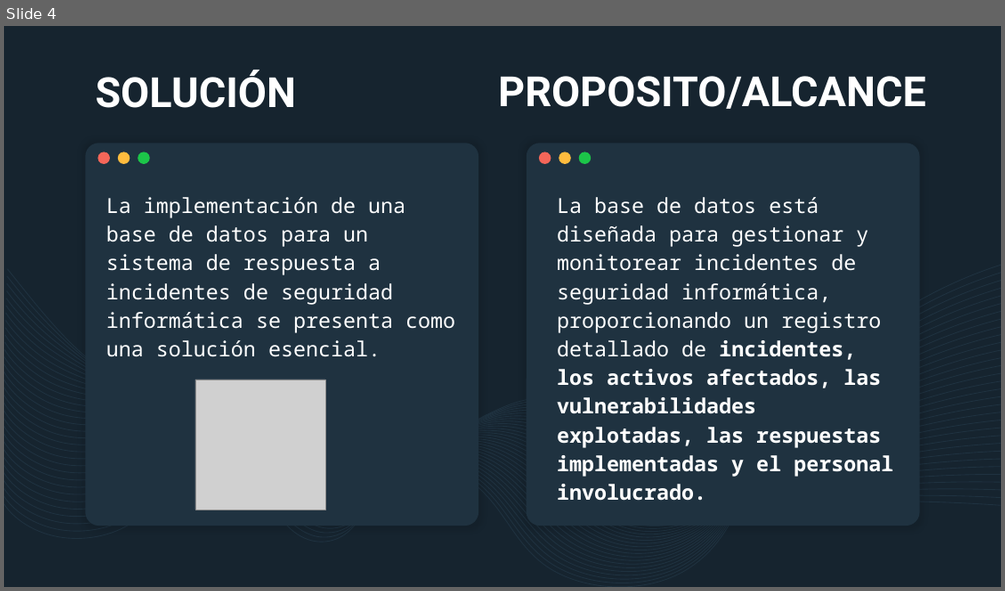
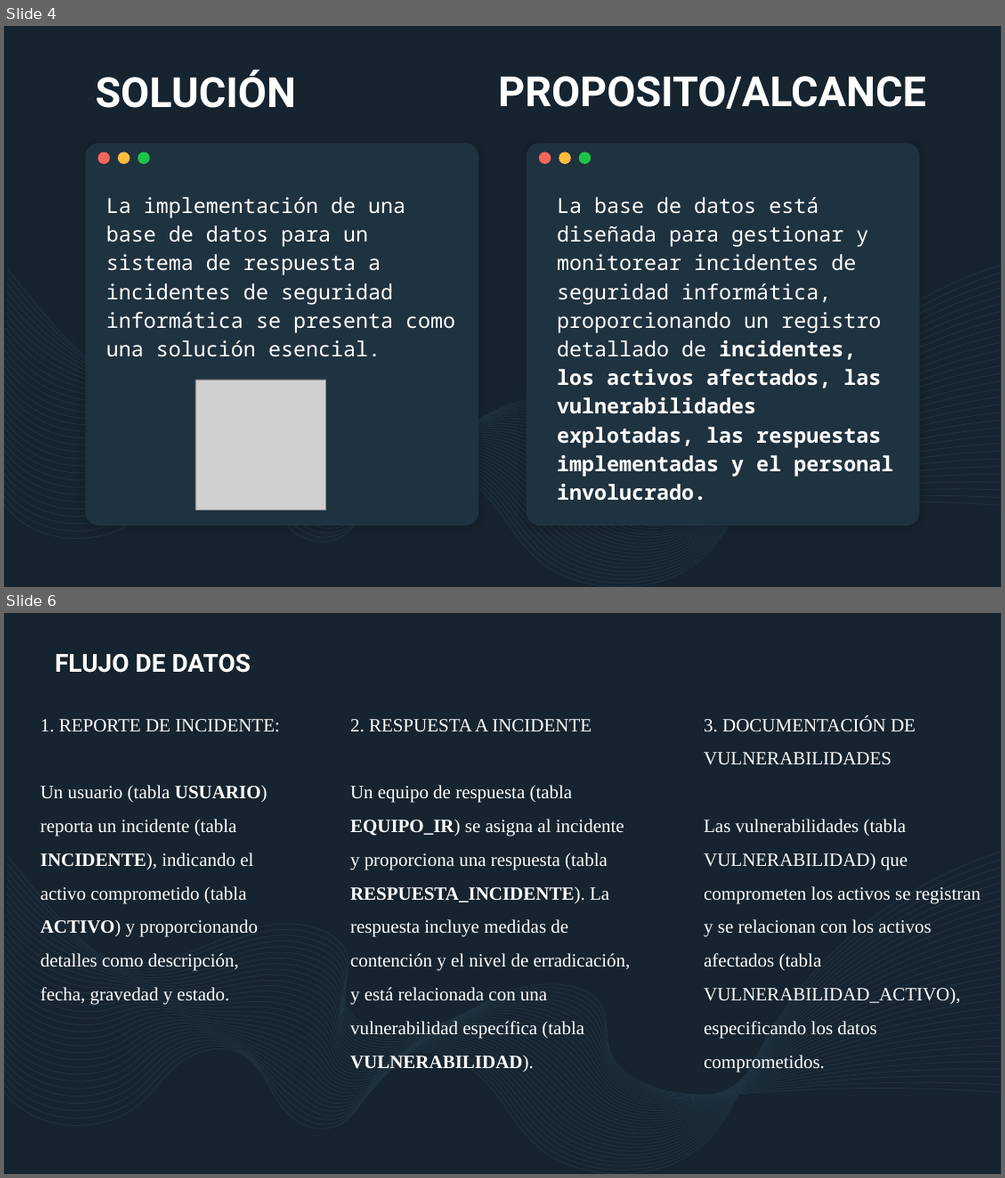
Before and after one commit to mcdaqc/BD-Sistema-de-respuesta-a-incidentes-de-seguridad-informatica, a slide deck: Presentation/DB-CSIRS.pptx. Shown one above the other, each under a label of ours: slide 4 before the commit, slides 4 and 6 after it; the slides between them are not shown. The pictures are 1005x591 and 1005x1178 pixels, drawn with LibreOffice and Linux fonts; fonts in the diff are those of the drawing; grey boxes stand for pictures. Boxes give left, top, right and bottom in pixels: in the first picture for what was removed or moved away, otherwise in the second. Text is boxed around its words. In the diff, an @@ line names an element or a change of style, - is before the commit and + after.

```diff
--- a/Presentation/DB-CSIRS.pptx
+++ b/Presentation/DB-CSIRS.pptx
@@ slide 6 added at [4,613,1001,1174], background #16242F; not listed: 32 template elements that a slide beside it also shows @@
@@ title added at [55,654,251,673], 24 pt, text #FFFFFF, bold @@
+FLUJO DE DATOS
@@ text added at [40,719,280,1005], 18 pt, text #FFFFFF @@
+1. REPORTE DE INCIDENTE:
+Un usuario (tabla USUARIO) reporta un incidente (tabla INCIDENTE), indicando el activo comprometido (tabla ACTIVO) y proporcionando detalles como descripción, fecha, gravedad y estado.
@@ text added at [350,719,631,1071], 18 pt, text #FFFFFF @@
+2. RESPUESTA A INCIDENTE
+Un equipo de respuesta (tabla EQUIPO_IR) se asigna al incidente y proporciona una respuesta (tabla RESPUESTA_INCIDENTE). La respuesta incluye medidas de contención y el nivel de erradicación, y está relacionada con una vulnerabilidad específica (tabla VULNERABILIDAD).
@@ text added at [704,716,980,1071], 18 pt, text #FFFFFF @@
+3. DOCUMENTACIÓN DE VULNERABILIDADES
+Las vulnerabilidades (tabla VULNERABILIDAD) que comprometen los activos se registran y se relacionan con los activos afectados (tabla VULNERABILIDAD_ACTIVO), especificando los datos comprometidos.
```
Also in this commit, not shown: 2 slides changed.
